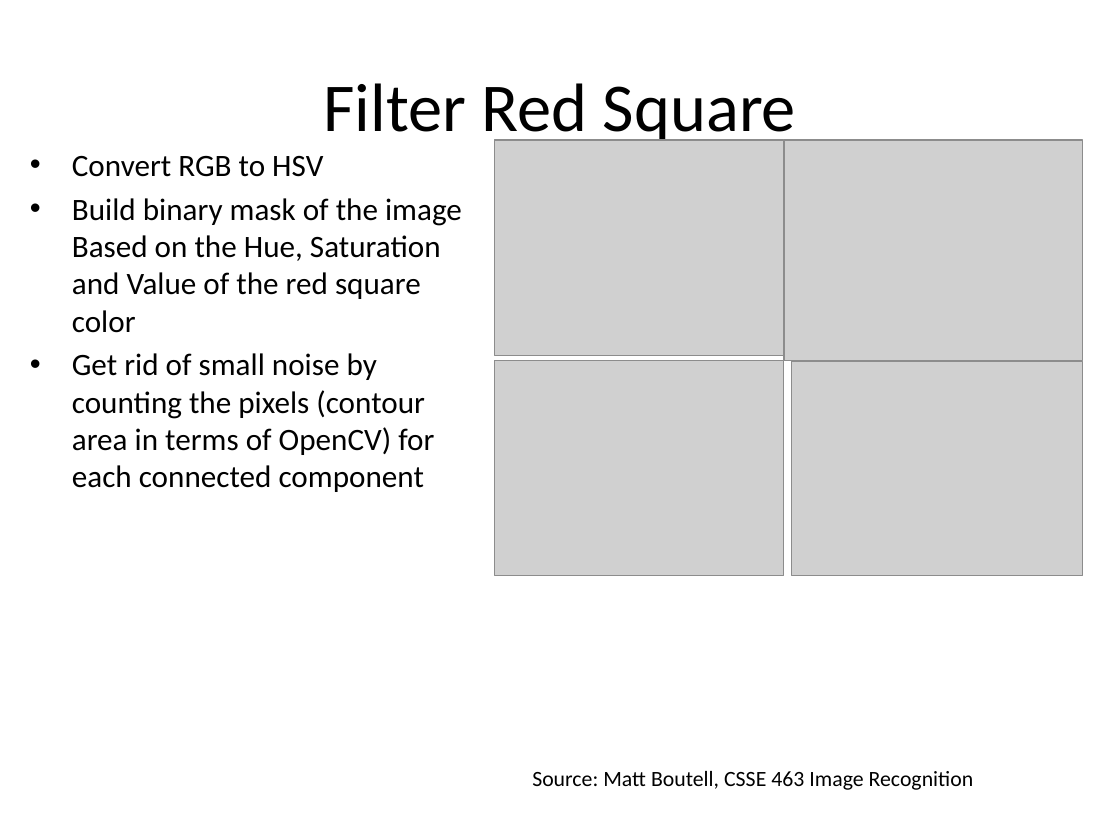
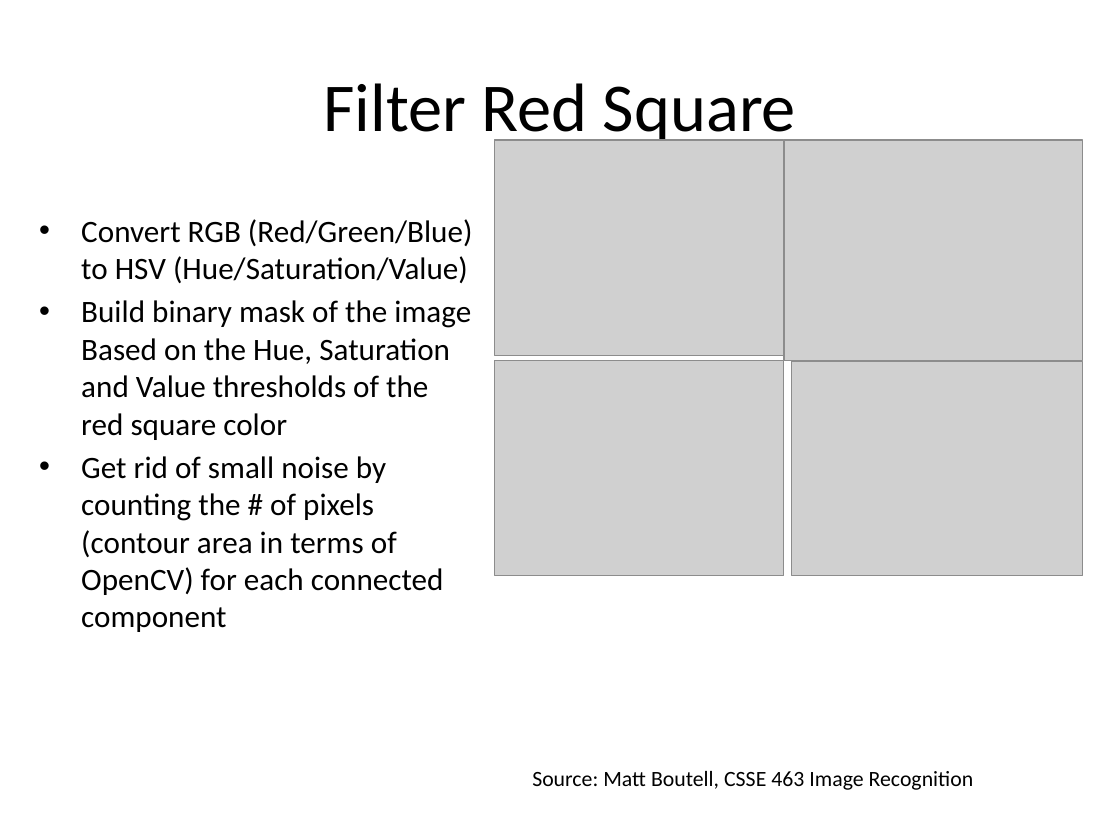
Before and after one commit to lhr0909/MonoCameraRecovery, a slide deck: slide 8 of paper_presentation/Monocamera Recovery.pptx. Drawn at 1120x840 pixels with LibreOffice and Linux fonts; fonts in the diff are those of the drawing; grey boxes stand for pictures. Boxes give left, top, right and bottom in pixels: in the first picture for what was removed or moved away, otherwise in the second. Text is boxed around its words. In the diff, an @@ line names an element or a change of style, - is before the commit and + after.

Commit message:
Finished fine-tuning for presentation
Made movements smoother by averaging
Lowered the contour area size threshold to accept farther distance
Finished presentation slides

```diff
--- a/paper_presentation/Monocamera Recovery.pptx
+++ b/paper_presentation/Monocamera Recovery.pptx
@@ text at box(81, 219, 473, 632): text changed @@
-• Convert RGB to HSV
-• Build binary mask of the image Based on the Hue, Saturation and Value of the red square color
-• Get rid of small noise by counting the pixels (contour area in terms of OpenCV) for each connected component
+• Convert RGB (Red/Green/Blue) to HSV (Hue/Saturation/Value)
+• Build binary mask of the image Based on the Hue, Saturation and Value thresholds of the red square color
+• Get rid of small noise by counting the # of pixels (contour area in terms of OpenCV) for each connected component
```
Also in this commit, not shown: 8 other slides changed, 2 slides added, 2 slides removed, 2 other files.
